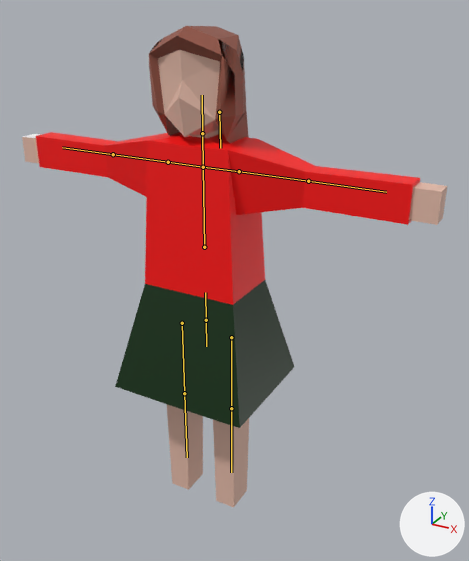
What one commit did to the glTF model animatronics/redman/Kenzie.glb.
Rendered twice from a 50 mm camera at (3.15, -5.12, 5.26) aimed at (0.47, -0.25, 2.83). Arrows for +X, +Y and +Z are at lower right; the lights stay in place. The bones that bend it are drawn over the model as lines.
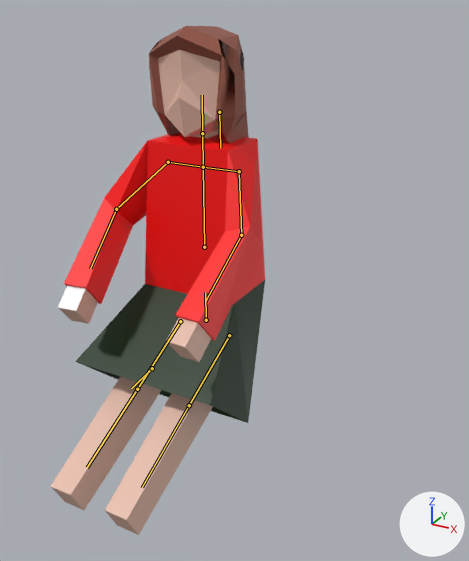
The newer file adds an action. The first version stands in its rest pose; the second is drawn at frame 1 of the action 'Playground'.

Patch to the scene script:
```diff
--- a/animatronics/redman/Kenzie.glb.py
+++ b/animatronics/redman/Kenzie.glb.py
@@ bone_rarm1 @@
 bone_rarm1 = bpy.data.objects['Armature'].pose.bones['rarm1']  # child of 'lshoulder'
-bone_rarm1.rotation_quaternion = (1.0, 0.0, 0.0, 0.0)  # degrees (0, 0, 0)
+bone_rarm1.rotation_quaternion = (0.785, 0.508, 0.297, -0.192)  # degrees (66, 41, 0)
@@ bone_rarm2 @@
 bone_rarm2 = bpy.data.objects['Armature'].pose.bones['rarm2']  # child of 'rarm1'
-bone_rarm2.rotation_quaternion = (1.0, 0.0, 0.0, 0.0)  # degrees (0, 0, 0)
+bone_rarm2.rotation_quaternion = (0.971, 0.233, 0.035, 0.047)  # degrees (27, 3, 6)
@@ bone_larm1 @@
 bone_larm1 = bpy.data.objects['Armature'].pose.bones['larm1']  # child of 'rshoulder'
-bone_larm1.rotation_quaternion = (1.0, 0.0, 0.0, 0.0)  # degrees (0, 0, 0)
+bone_larm1.rotation_quaternion = (0.801, 0.448, -0.347, 0.194)  # degrees (58, -47, 0)
@@ bone_larm2 @@
 bone_larm2 = bpy.data.objects['Armature'].pose.bones['larm2']  # child of 'larm1'
-bone_larm2.rotation_quaternion = (1.0, 0.0, 0.0, 0.0)  # degrees (0, 0, 0)
+bone_larm2.rotation_quaternion = (0.944, 0.32, -0.022, -0.082)  # degrees (37, 1, -10)
@@ bone_lthigh @@
 bone_lthigh = bpy.data.objects['Armature'].pose.bones['lthigh']  # child of 'root'
-bone_lthigh.location = (0.0, 0.0, 0.0)
-bone_lthigh.rotation_quaternion = (1.0, 0.0, 0.0, 0.0)  # degrees (0, 0, 0)
+bone_lthigh.location = (-0.041, -0.039, 0.0)
+bone_lthigh.rotation_quaternion = (0.847, 0.0, 0.0, 0.531)  # degrees (0, 0, 64)
@@ bone_rthigh @@
 bone_rthigh = bpy.data.objects['Armature'].pose.bones['rthigh']  # child of 'root'
-bone_rthigh.location = (0.0, 0.0, 0.0)
-bone_rthigh.rotation_quaternion = (1.0, 0.0, 0.0, 0.0)  # degrees (0, 0, 0)
+bone_rthigh.location = (-0.031, -0.03, 0.0)
+bone_rthigh.rotation_quaternion = (0.847, 0.0, 0.0, 0.531)  # degrees (0, 0, 64)
@@ bone_dress @@
 bone_dress = bpy.data.objects['Armature'].pose.bones['dress']  # child of 'root'
-bone_dress.location = (0.0, 0.0, 0.0)
-bone_dress.rotation_quaternion = (1.0, 0.0, 0.0, 0.0)  # degrees (0, 0, 0)
+bone_dress.location = (0.0, 0.069, -0.964)
+bone_dress.rotation_quaternion = (0.747, -0.664, 0.0, 0.0)  # degrees (-83, 0, 0)
```

Boxes (x1, y1, x2, y2) around the edits, measured in the pictures (469 x 561 px):
'Cube', posed (50% narrower)
    before: (22, 26, 447, 507)
    after: (51, 26, 265, 535)
bone 'rarm1', root to tip
    before: (239, 171) to (308, 181)
    after: (239, 171) to (241, 235)
bone 'rarm2', root to tip
    before: (308, 181) to (386, 192)
    after: (241, 235) to (205, 301)
bone 'larm1', root to tip
    before: (168, 162) to (113, 154)
    after: (168, 162) to (116, 209)
bone 'larm2', root to tip
    before: (113, 154) to (62, 147)
    after: (116, 209) to (90, 268)
bone 'lthigh', root to tip
    before: (231, 337) to (231, 408)
    after: (229, 335) to (189, 405)
bone 'rthigh', root to tip
    before: (182, 323) to (184, 393)
    after: (180, 321) to (137, 389)
bone 'dress', root to tip
    before: (206, 320) to (206, 346)
    after: (152, 368) to (131, 388)
